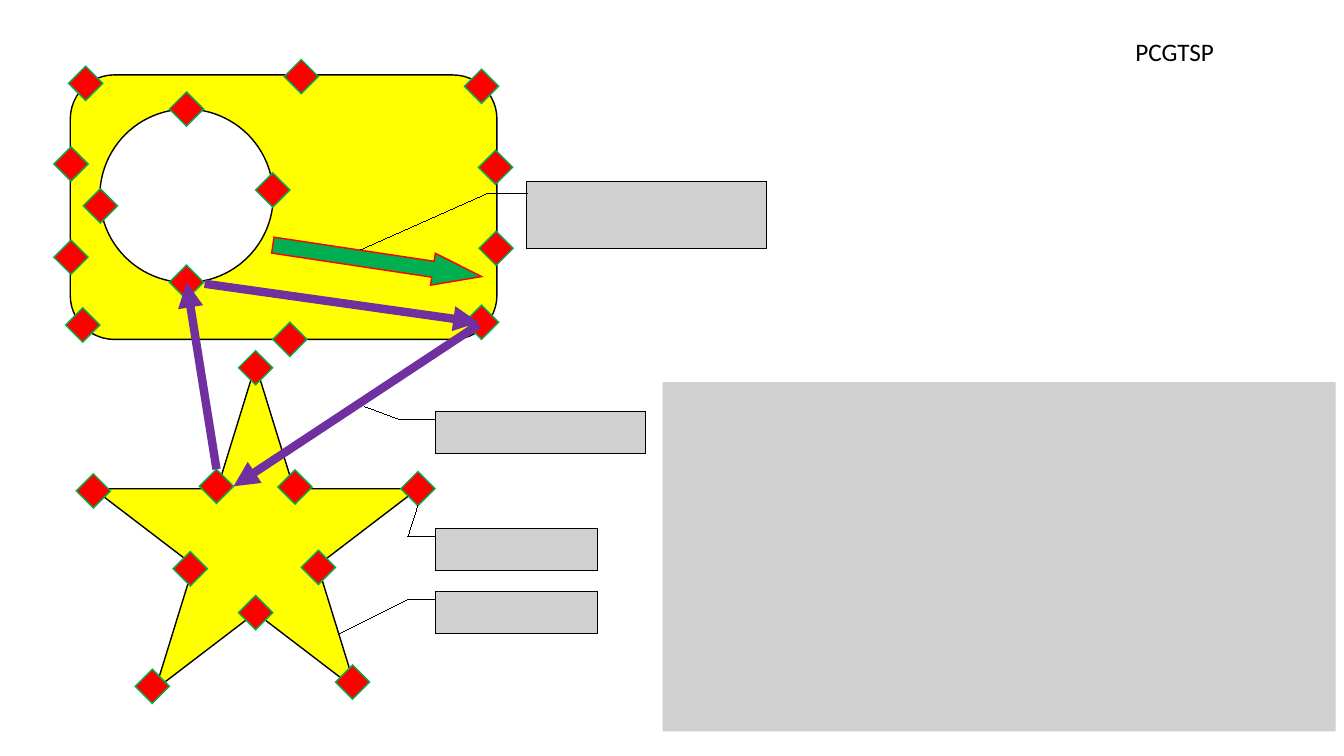
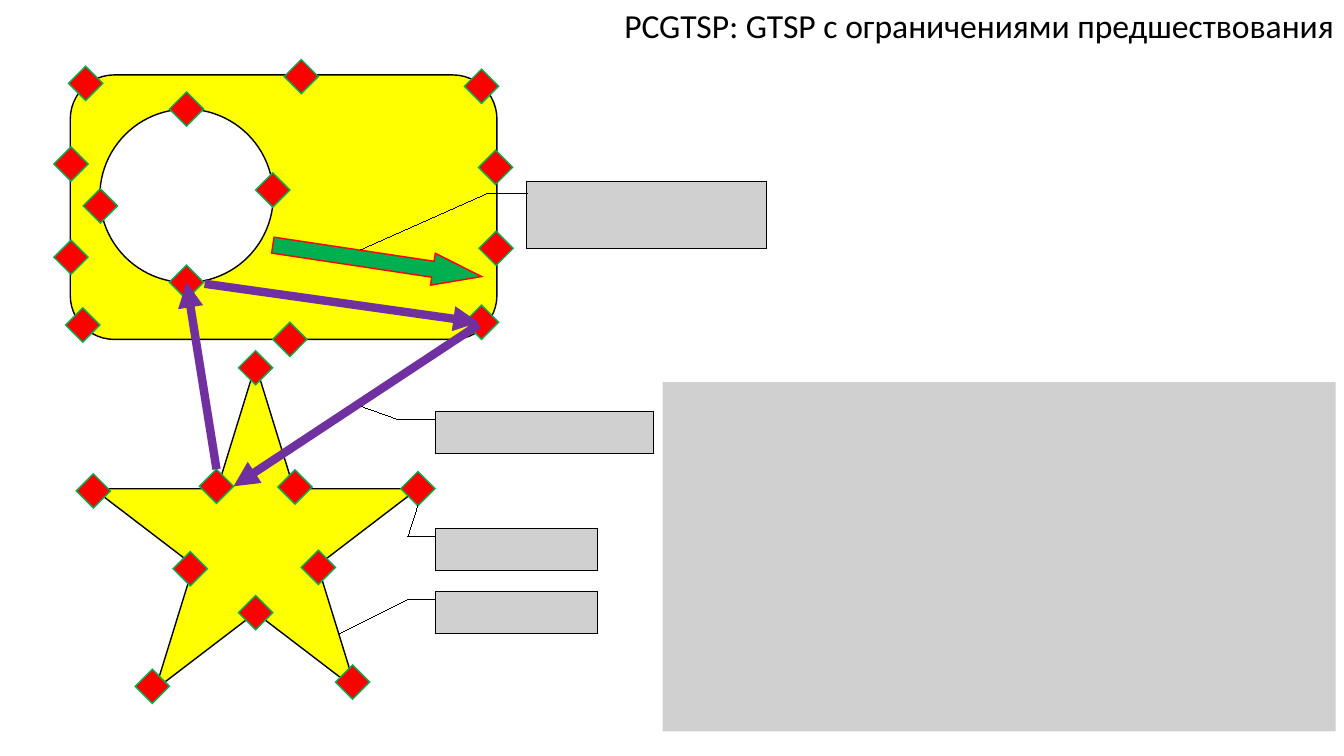
Before and after one commit to ukoloff/these, a slide deck: slide 1 of article/pcgtsp.pptx. Drawn at 1344x756 pixels with LibreOffice and Linux fonts; fonts in the diff are those of the drawing; grey boxes stand for pictures. Boxes give left, top, right and bottom in pixels: in the first picture for what was removed or moved away, otherwise in the second. Text is boxed around its words. In the diff, an @@ line names an element or a change of style, - is before the commit and + after.

```diff
--- a/article/pcgtsp.pptx
+++ b/article/pcgtsp.pptx
@@ text at box(624, 16, 1333, 44): text changed; size 18 to 24 pt @@
-PCGTSP
+PCGTSP: GTSP с ограничениями предшествования
@@ picture: place and size @@
-picture at box(436, 412, 646, 455)
+picture at box(436, 412, 654, 455)
```
Also in this commit, not shown: 7 other slides changed, 1 slide added.
